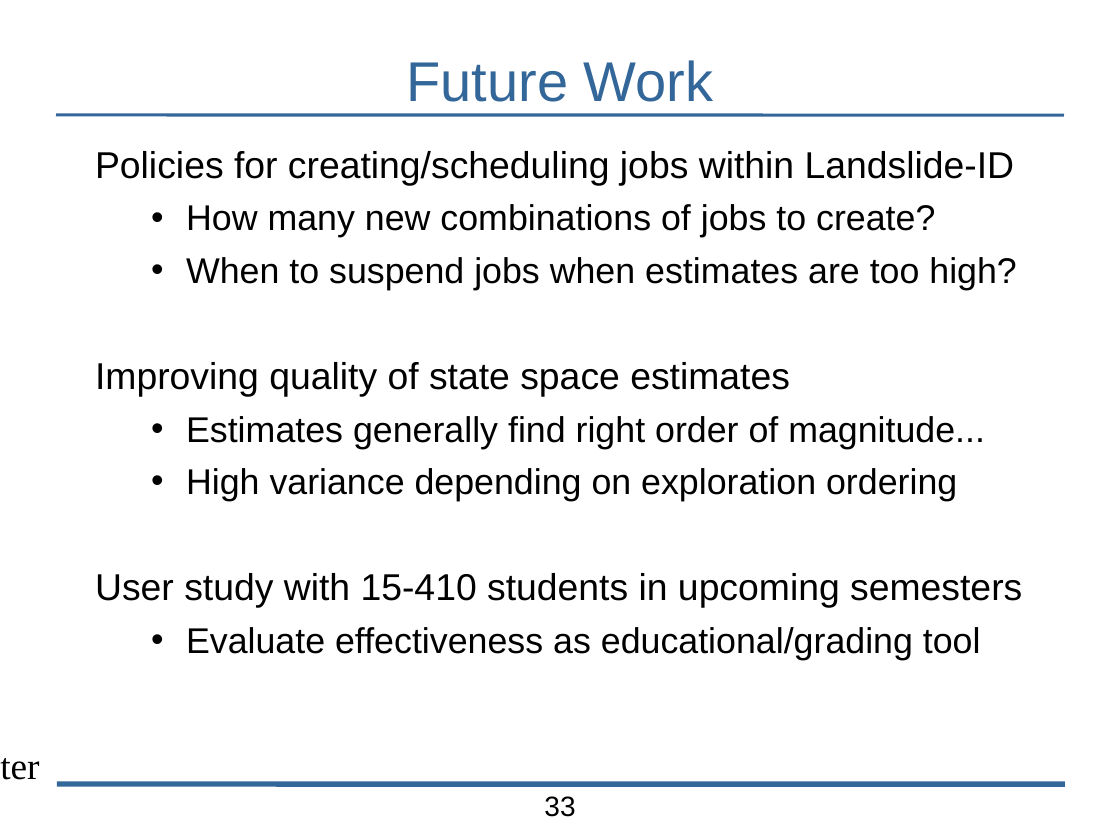
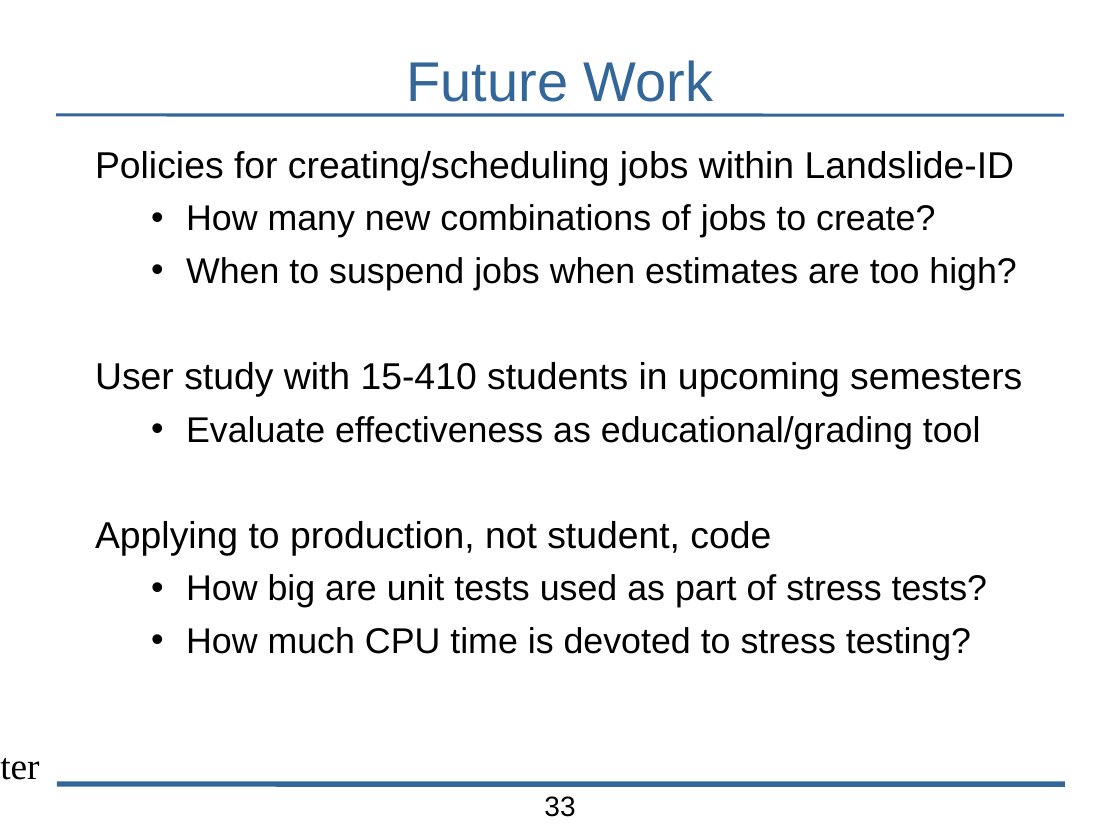
Before and after one commit to bblum/talks, a slide deck: slide 33 of pdl-retreat/2014/pdl-talk.odp. Drawn at 1120x840 pixels with LibreOffice and Linux fonts; fonts in the diff are those of the drawing; background and template pictures are left out. Boxes give left, top, right and bottom in pixels: in the first picture for what was removed or moved away, otherwise in the second. Text is boxed around its words. In the diff, an @@ line names an element or a change of style, - is before the commit and + after.

```diff
--- a/pdl-retreat/2014/pdl-talk.odp
+++ b/pdl-retreat/2014/pdl-talk.odp
@@ text at bbox=[95, 362, 985, 501]: paragraphs removed @@
-Improving quality of state space estimates
-  • Estimates generally find right order of magnitude...
-  • High variance depending on exploration ordering
@@ text at bbox=[95, 521, 987, 660]: paragraphs added @@
+Applying to production, not student, code
+  • How big are unit tests used as part of stress tests?
+  • How much CPU time is devoted to stress testing?
```
Also in this commit, not shown: 13 other slides changed, 6 slides added, 6 slides removed, 15 other files.
